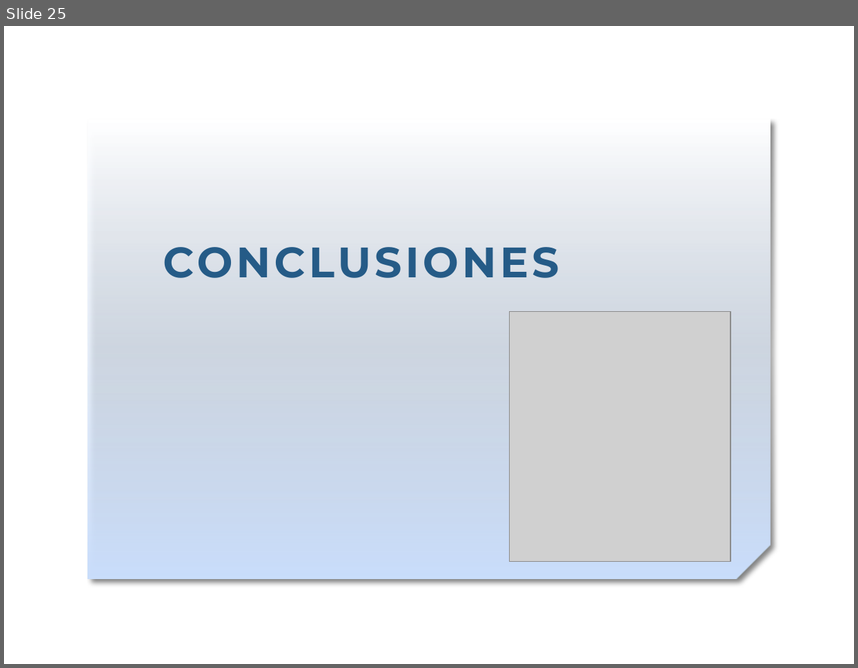
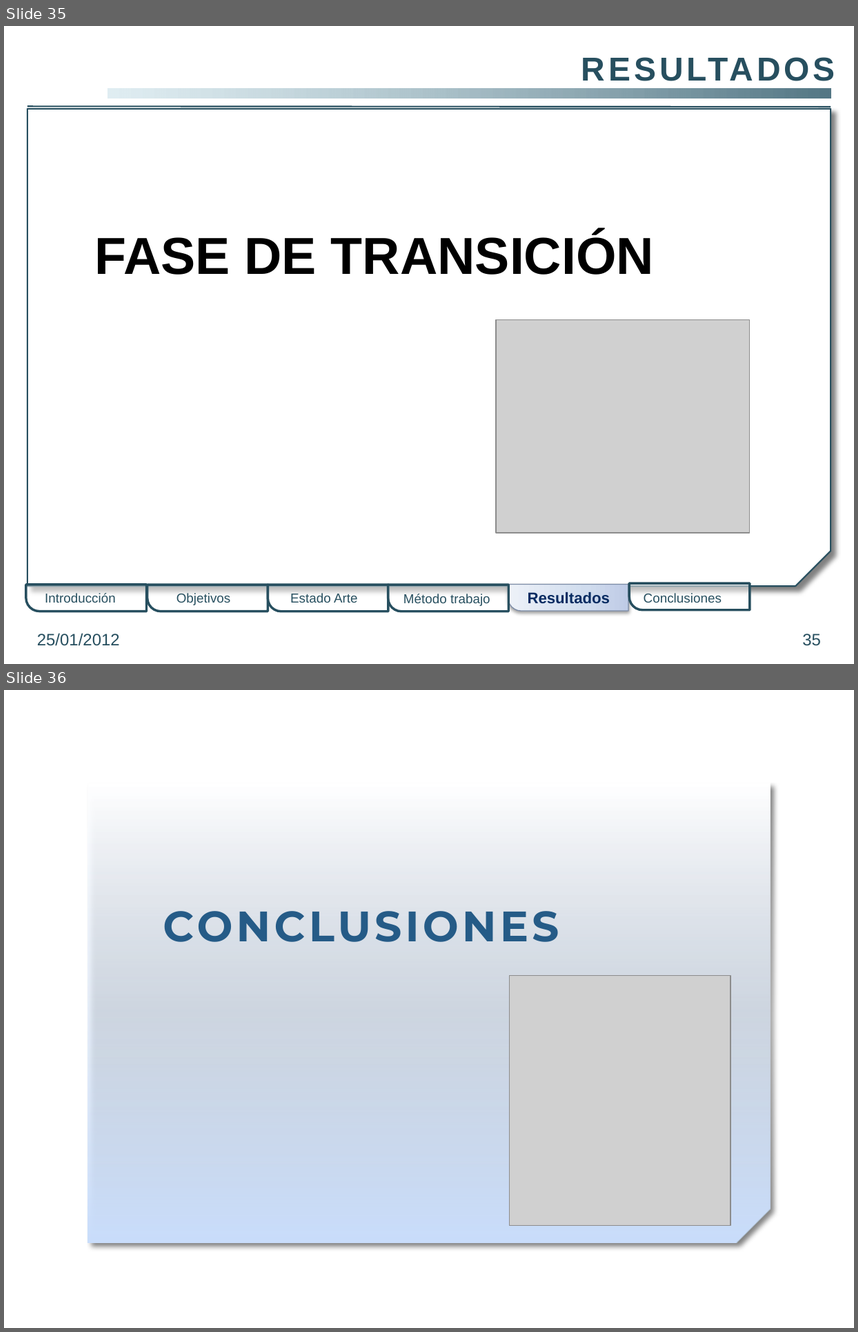
Before and after one commit to gangadhar001/repo-pfc, a slide deck: PFC/Presentacion/PresentacionPFC.pptx. Shown one above the other, each under a label of ours: slide 25 before the commit, slides 35 and 36 after it. The pictures are 858x668 and 858x1332 pixels, drawn with LibreOffice and Linux fonts; fonts in the diff are those of the drawing; grey boxes stand for pictures; background and template pictures are left out. Boxes give left, top, right and bottom in pixels: in the first picture for what was removed or moved away, otherwise in the second. Text is boxed around its words. In the diff, an @@ line names an element or a change of style, - is before the commit and + after.

Commit message:
- Presentacion: escribiendo resultados

```diff
--- a/PFC/Presentacion/PresentacionPFC.pptx
+++ b/PFC/Presentacion/PresentacionPFC.pptx
@@ slide 35 added at bbox=[4, 26, 854, 664], background picture (left out) @@
@@ text added at bbox=[107, 44, 844, 86], 28 pt, text #274F5F, bold @@
+RESULTADOS
@@ line added from (27, 106) to (831, 107), #274F5F 1.25 pt @@
@@ rectangle added at bbox=[107, 89, 831, 98], fill gradient #D0E5EC to #547785 @@
@@ snip rect added at bbox=[27, 109, 831, 586], fill #FFFFFF, outline #274F5F 1.25 pt @@
@@ text added at bbox=[94, 232, 654, 274], 44 pt, text #000000, bold @@
+FASE DE TRANSICIÓN
@@ picture added at bbox=[496, 320, 749, 532] @@
@@ round rect added at bbox=[25, 584, 146, 610], fill #FFFFFF at 50% opacity, outline #274F5F 2 pt @@
@@ round rect added at bbox=[508, 584, 628, 610], fill gradient #BFCDE7 to #D2DBED to #EDF1F9, outline #7B8CA6 0.75 pt @@
@@ round rect added at bbox=[629, 584, 750, 610], fill #FFFFFF at 50% opacity, outline #274F5F 2 pt @@
@@ text added at bbox=[45, 592, 116, 602], 11 pt, text #274F5F @@
+Introducción
@@ round rect added at bbox=[148, 585, 268, 611], fill #FFFFFF at 50% opacity, outline #274F5F 2 pt @@
@@ text added at bbox=[176, 592, 231, 605], 11 pt, text #274F5F @@
+Objetivos
@@ round rect added at bbox=[268, 585, 388, 611], fill #FFFFFF at 50% opacity, outline #274F5F 2 pt @@
@@ text added at bbox=[290, 592, 358, 602], 11 pt, text #274F5F @@
+Estado Arte
@@ round rect added at bbox=[388, 585, 508, 611], fill #FFFFFF at 50% opacity, outline #274F5F 2 pt @@
@@ text added at bbox=[404, 593, 490, 606], 11 pt, text #274F5F @@
+Método trabajo
@@ text added at bbox=[528, 592, 611, 604], 13 pt, text #072C62, bold @@
+Resultados
@@ text added at bbox=[644, 592, 722, 602], 11 pt, text #274F5F @@
+Conclusiones
@@ text added at bbox=[37, 633, 120, 646], 14 pt, text #274F5F @@
+25/01/2012
@@ page number added at bbox=[802, 633, 821, 646], 14 pt, text #274F5F @@
+35
@@ what was slide 25 is now slide 36 @@
```
Also in this commit, not shown: 21 slides changed, 10 other slides added.
